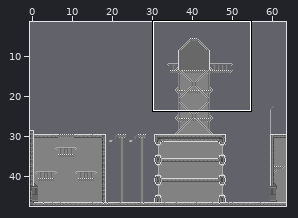
An edit to a level. Tiled map, resource/maps/second_level.tmx. Above, an overview of the earlier version with the close-up marked.
Close-up. First the earlier version:
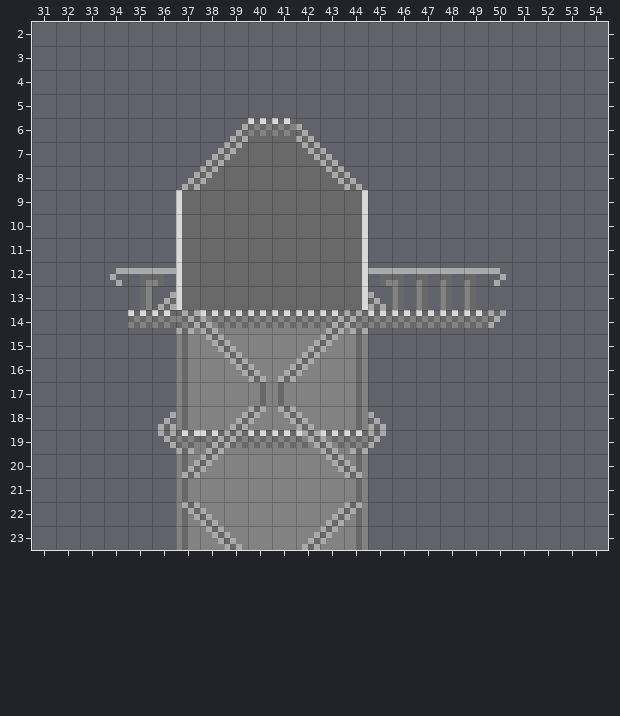
Cells are 4x4 px. Shown: x 31..54, y 2..23.
New version:
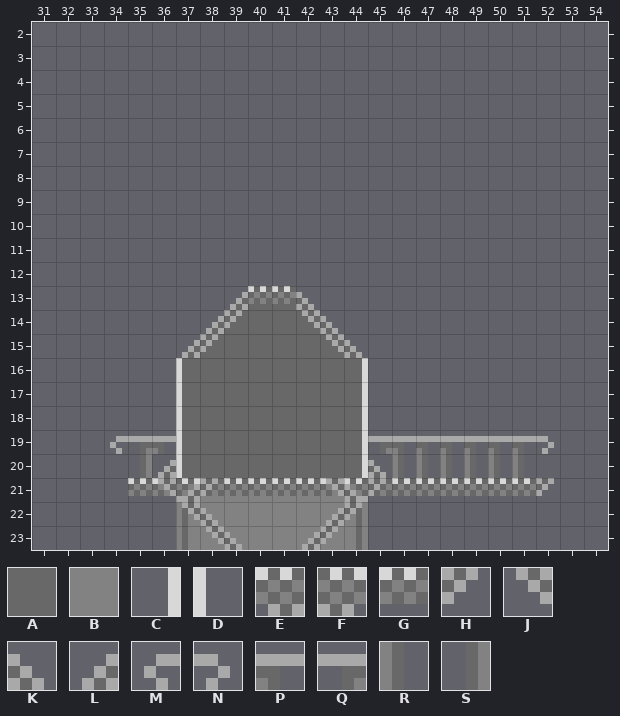
Key: from "city_tileset": A 35, B 36, C 50 flipped on the other diagonal, D 50 turned 270, E 76, F 76 flipped left-right, G 77, H 92, J 92 flipped left-right, K 92 flipped up-down, L 92 turned 180, M 192, N 192 flipped left-right, P 193, Q 193 flipped left-right, R 209, S 209 flipped left-right.
_ is an empty cell.
From old to new:
Layer "background":
y 6: x 40..41 AA -> __
y 7: x 39 A -> _; x 42 A -> _
y 8: x 38 A -> _; x 43 A -> _
y 9..12: x 37 A -> _; x 44 A -> _
y 13: x 37 A -> _; x 39 A -> _; x 42 A -> _; x 44 A -> _
y 14: x 37..44 BBBBBBBB -> __AAAA__
y 15: x 37..44 BBBBBBBB -> _AAAAAA_
y 16..20: x 37..44 BBBBBBBB -> AAAAAAAA
Layer "a/background":
y 14: x 35..50 GGFGGGGGGEGGGGGH -> ________________
y 15..18: x 37 R -> _; x 44 S -> _
y 19: x 37..44 FGGGGGGE -> ________
y 20: x 37 R -> _; x 44 S -> _
y 21: x 35..52 __R______S________ -> GGFGGGGGGEGGGGGGGH
Layer "a/front layer":
y 6: x 39..42 LGGK -> ____
y 7: x 38..39 LH -> __; x 42..43 JK -> __
y 8: x 37..38 LH -> __; x 43..44 JK -> __
y 9..11: x 37 D -> _; x 44 C -> _
y 12: x 34..37 MQPD -> ____; x 44..50 CQPPPPN -> _______
y 13: x 35..37 SLD -> ___; x 39..42 ____ -> LGGK; x 44..49 CKRRRR -> ______
y 14: x 37..39 JK_ -> _LH; x 42..44 _LH -> JK_
y 15: x 37..39 _JK -> LH_; x 42..44 LH_ -> _JK
y 16: x 37 _ -> D; x 39..42 JKLH -> ____; x 44 _ -> C
y 17: x 37 _ -> D; x 40..41 SR -> __; x 44 _ -> C
y 18: x 36..37 L_ -> _D; x 39..42 LHJK -> ____; x 44..45 _K -> C_
y 19: x 34..39 __J_LH -> MQPD__; x 42..52 JK_H_______ -> __CQPPPPPPN
y 20: x 35..38 __LH -> SLD_; x 43..51 JK_______ -> _CKRRRRRR
y 21: x 36..38 _R_ -> JLH; x 43..45 _S_ -> JKH
Boxes around the changes in both close-ups, in picture pixels (x1, y1, x2, y2):
changed: (110, 118, 554, 502)
